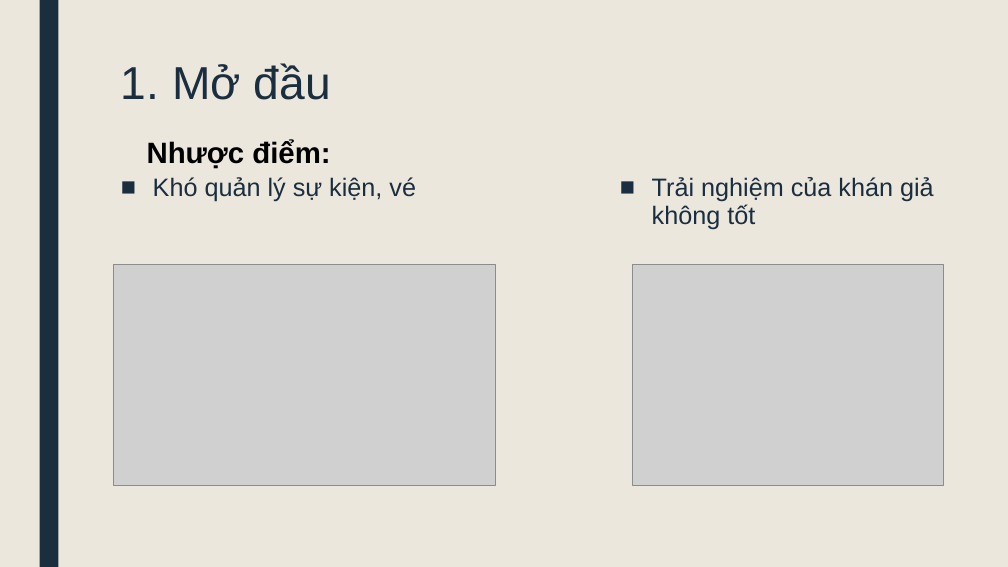
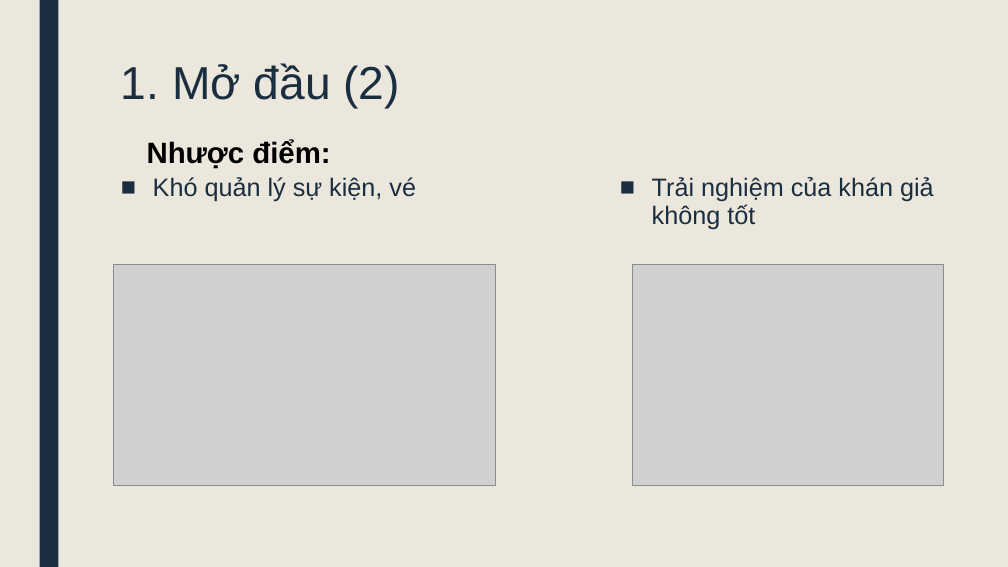
Before and after one commit to khuyen123/DoAnTotNghiep, a slide deck: slide 5 of Word/PhamKhuyen_Slide.pptx (slide 4 before the commit). Drawn at 1008x567 pixels with LibreOffice and Linux fonts; fonts in the diff are those of the drawing; grey boxes stand for pictures. Boxes give left, top, right and bottom in pixels: in the first picture for what was removed or moved away, otherwise in the second. Text is boxed around its words. In the diff, an @@ line names an element or a change of style, - is before the commit and + after.

```diff
--- a/Word/PhamKhuyen_Slide.pptx
+++ b/Word/PhamKhuyen_Slide.pptx
@@ title at [121,63,400,109]: text changed @@
-1. Mở đầu
+1. Mở đầu (2)
```
Also in this commit, not shown: 7 other slides changed, 2 slides added, 2 slides removed, 20 other files.
